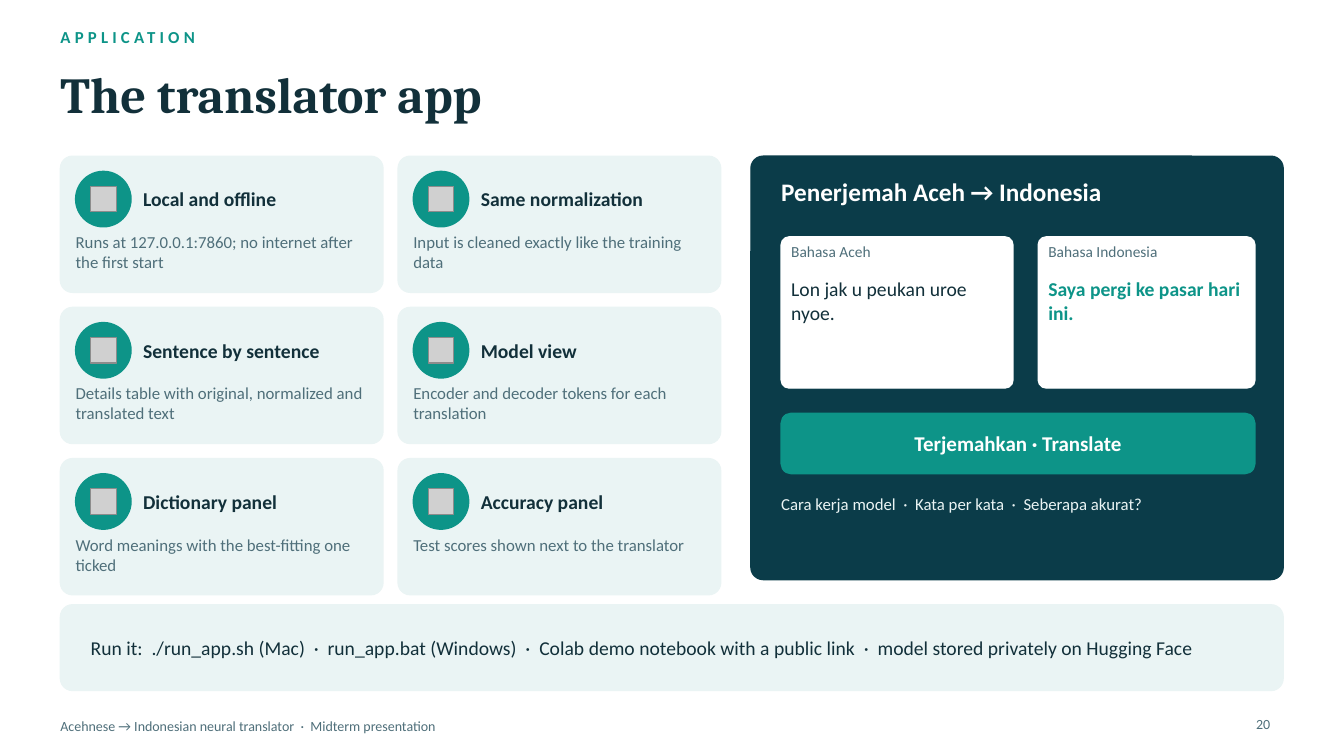
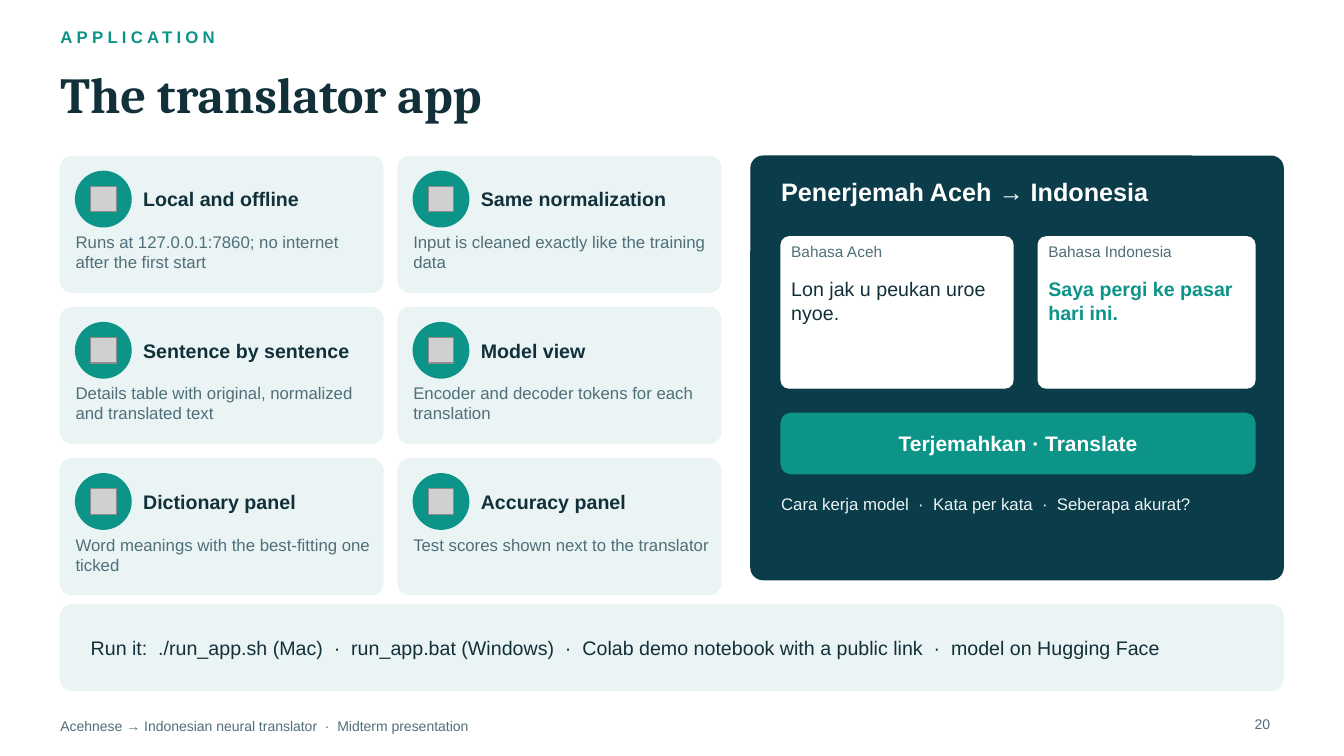
Before and after one commit to Mutaib-yye/aceh_code, a slide deck: slide 20 of reports/Acehnese_Indonesian_Translator_Presentation.pptx. Drawn at 1344x756 pixels with LibreOffice and Linux fonts; fonts in the diff are those of the drawing; grey boxes stand for pictures. Boxes give left, top, right and bottom in pixels: in the first picture for what was removed or moved away, otherwise in the second. Text is boxed around its words. In the diff, an @@ line names an element or a change of style, - is before the commit and + after.

```diff
--- a/reports/Acehnese_Indonesian_Translator_Presentation.pptx
+++ b/reports/Acehnese_Indonesian_Translator_Presentation.pptx
@@ text at [91, 640, 1160, 659]: text changed; font Calibri to Arial @@
-Run it: ./run_app.sh (Mac) · run_app.bat (Windows) · Colab demo notebook with a public link · model stored privately on Hugging Face
+Run it: ./run_app.sh (Mac) · run_app.bat (Windows) · Colab demo notebook with a public link · model on Hugging Face
@@ font Calibri to Arial in 22 elements at [60, 22, 867, 52], [143, 191, 299, 206], [76, 236, 338, 268], [481, 191, 667, 207], [413, 236, 705, 268], [143, 343, 349, 362], [76, 387, 352, 419], [481, 343, 585, 358], [413, 387, 693, 419], [143, 494, 295, 513], [76, 539, 370, 571], [481, 494, 626, 513], [413, 539, 709, 551], [781, 182, 1149, 207], [791, 246, 882, 257], [791, 281, 985, 324], [1048, 246, 1172, 257], [1048, 281, 1232, 320], [899, 435, 1137, 456], [781, 498, 1190, 514], [1255, 719, 1271, 729], [60, 721, 469, 734] @@
```
Also in this commit, not shown: 23 other slides changed, 1 other file.
